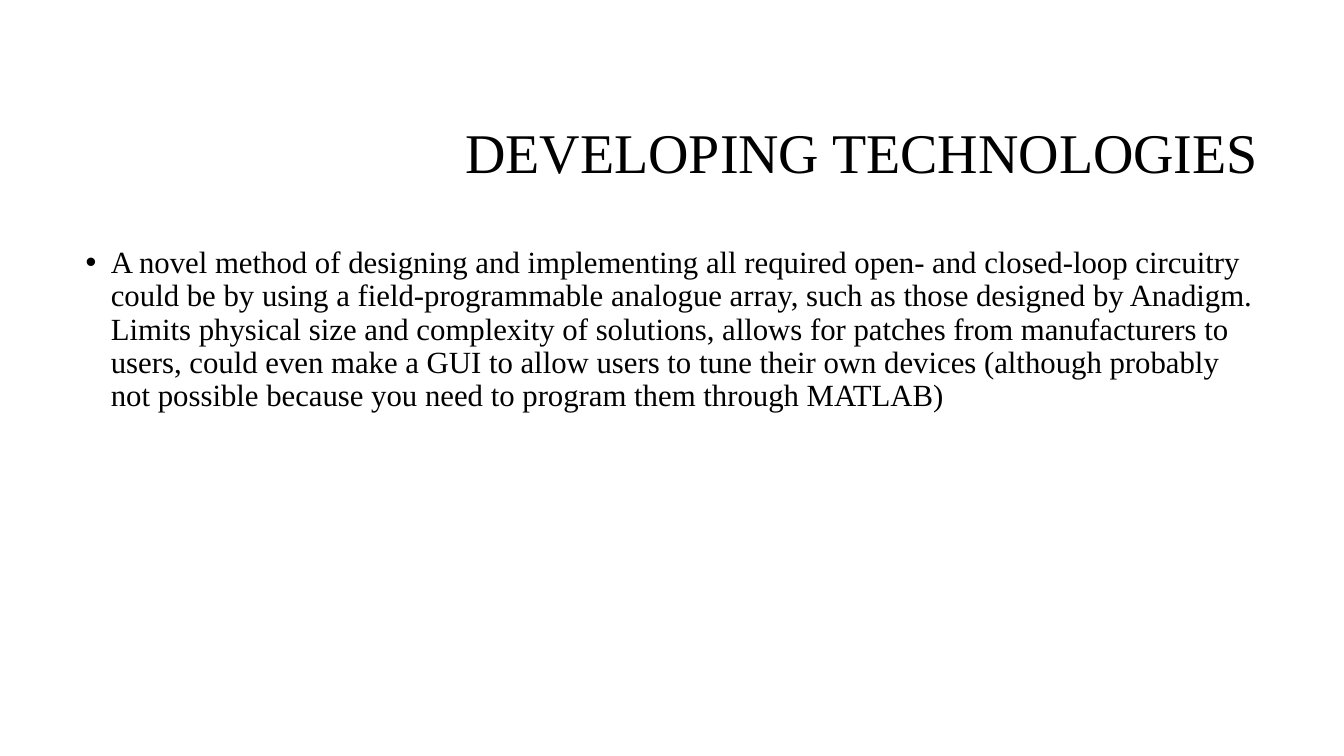
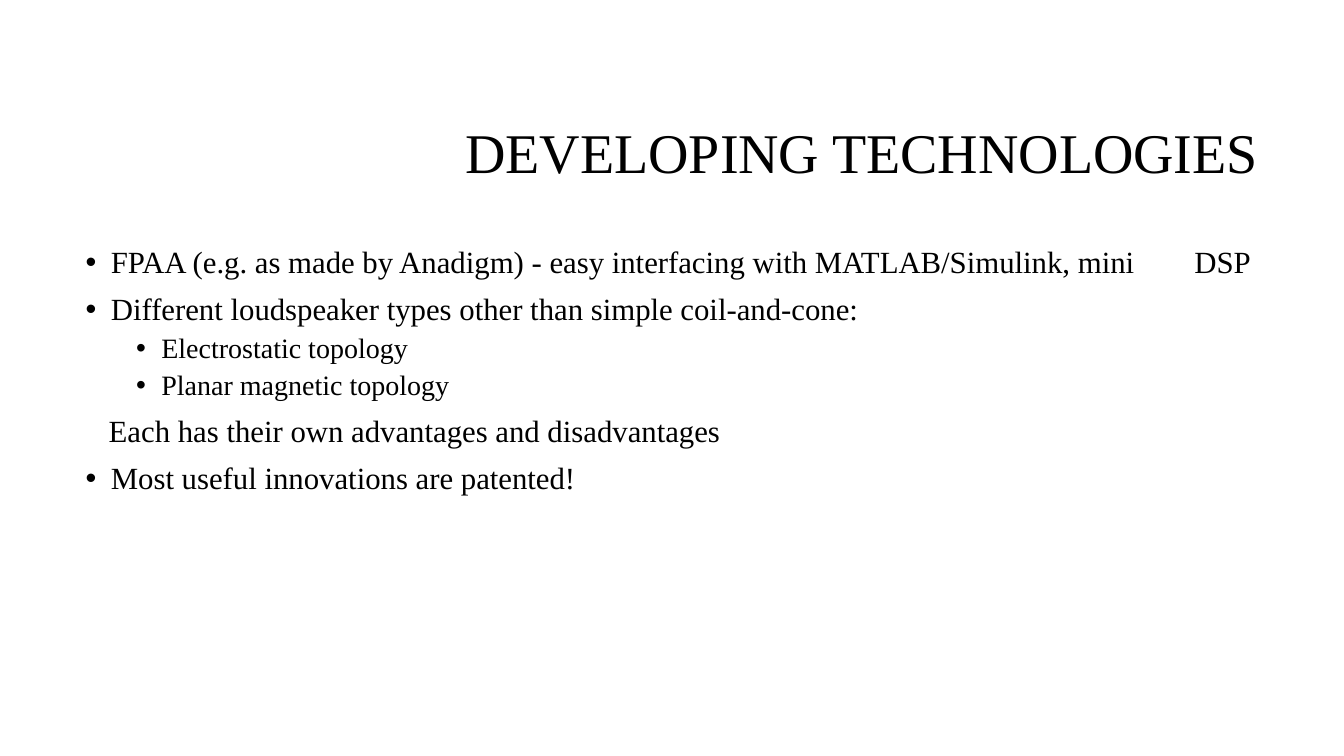
Before and after one commit to spez1998/3rd-year-project, a slide deck: slide 13 of Deliverables/2ndMarkerViva/viva_presentation.pptx (slide 6 before the commit). Drawn at 1344x756 pixels with LibreOffice and Linux fonts; fonts in the diff are those of the drawing; background and template pictures are left out. Boxes give left, top, right and bottom in pixels: in the first picture for what was removed or moved away, otherwise in the second. Text is boxed around its words. In the diff, an @@ line names an element or a change of style, - is before the commit and + after.

```diff
--- a/Deliverables/2ndMarkerViva/viva_presentation.pptx
+++ b/Deliverables/2ndMarkerViva/viva_presentation.pptx
@@ text at (x1=109, y1=251, x2=1134, y2=495): text changed @@
-• A novel method of designing and implementing all required open- and closed-loop circuitry could be by using a field-programmable analogue array, such as those designed by Anadigm. Limits physical size and complexity of solutions, allows for patches from manufacturers to users, could even make a GUI to allow users to tune their own devices (although probably not possible because you need to program them through MATLAB)
+• FPAA (e.g. as made by Anadigm) - easy interfacing with MATLAB/Simulink, mini DSP
+• Different loudspeaker types other than simple coil-and-cone:
+  • Electrostatic topology
+  • Planar magnetic topology
+Each has their own advantages and disadvantages
+• Most useful innovations are patented!
```
Also in this commit, not shown: 3 other slides changed, 2 slides added, 5 slides removed, 1 other file.
